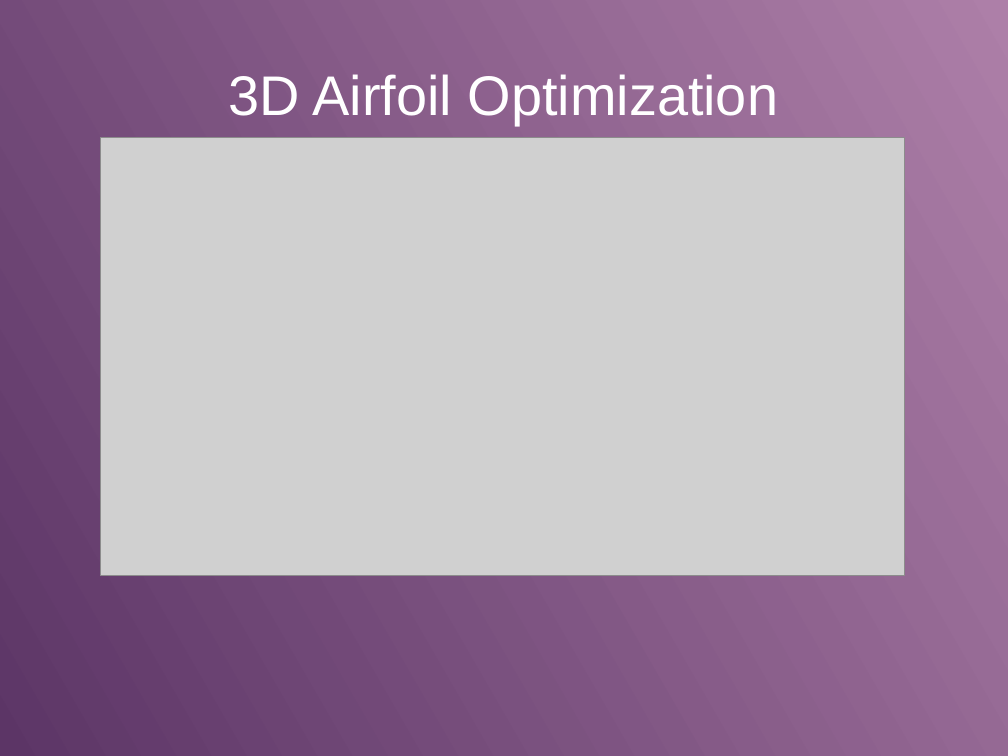
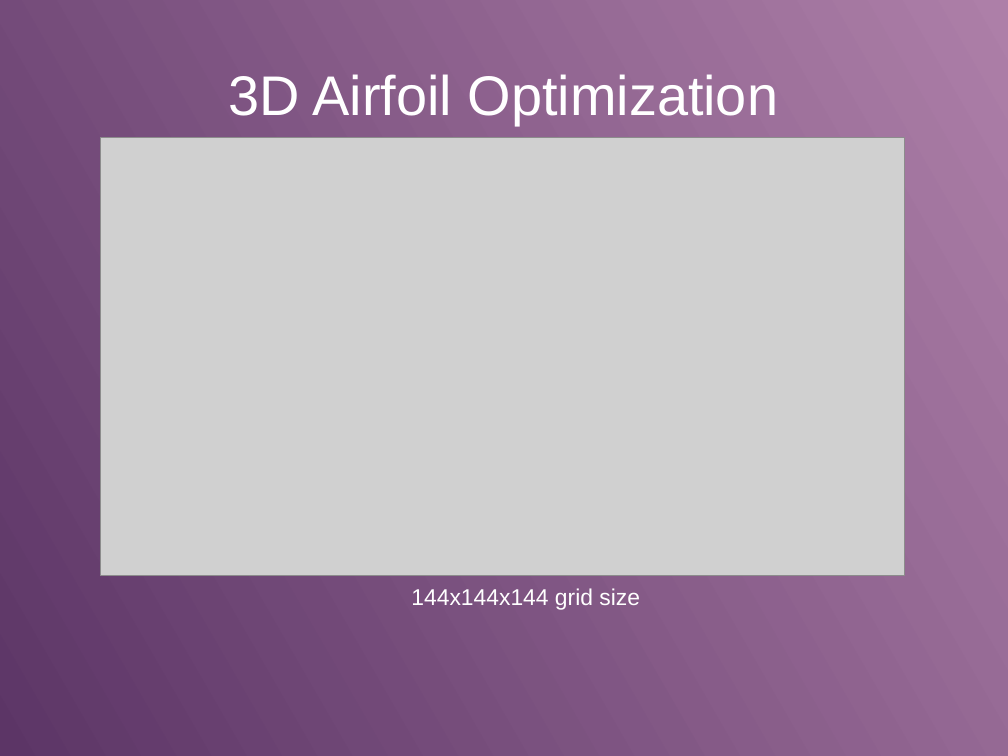
Before and after one commit to loliverhennigh/Steady-State-Flow-With-Neural-Nets, a slide deck: slide 11 of video/presentation.odp. Drawn at 1008x756 pixels with LibreOffice and Linux fonts; fonts in the diff are those of the drawing; grey boxes stand for pictures. Boxes give left, top, right and bottom in pixels: in the first picture for what was removed or moved away, otherwise in the second. Text is boxed around its words. In the diff, an @@ line names an element or a change of style, - is before the commit and + after.

```diff
--- a/video/presentation.odp
+++ b/video/presentation.odp
@@ text added at bbox=[411, 588, 640, 610], 18 pt, text #FFFFFF @@
+144x144x144 grid size
```
Also in this commit, not shown: 3 other slides changed, 3 slides added.
